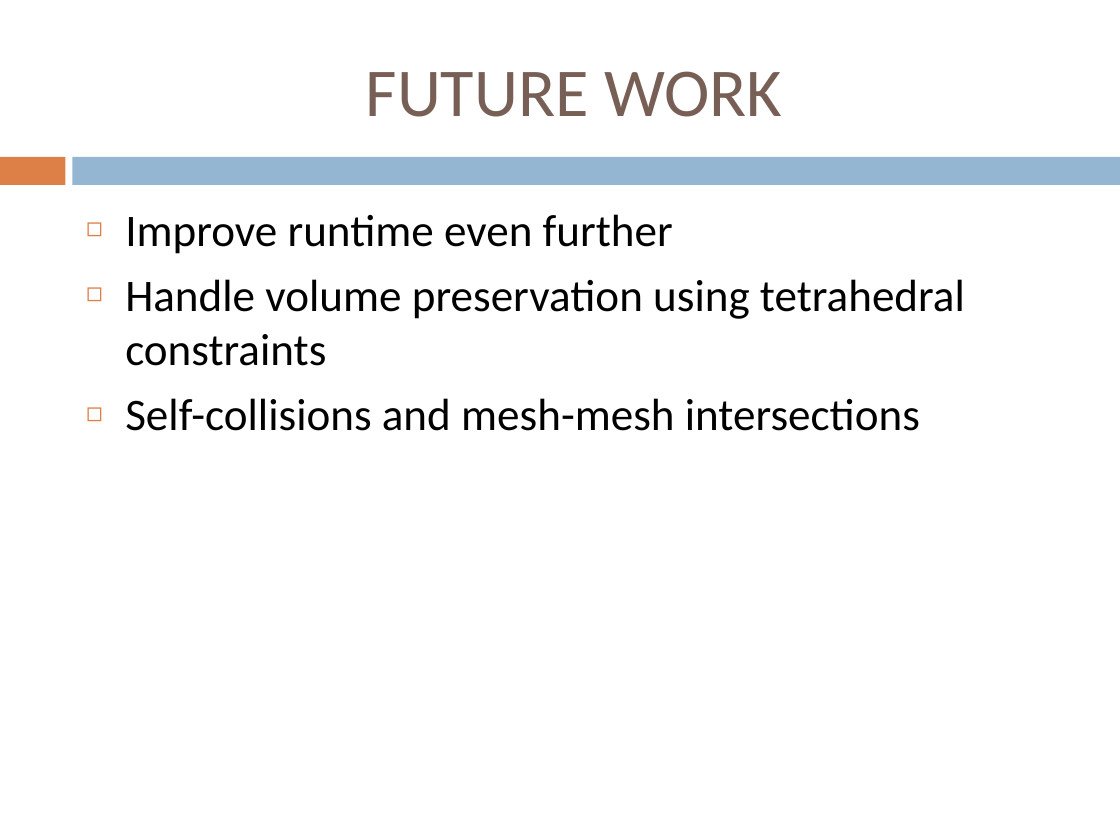
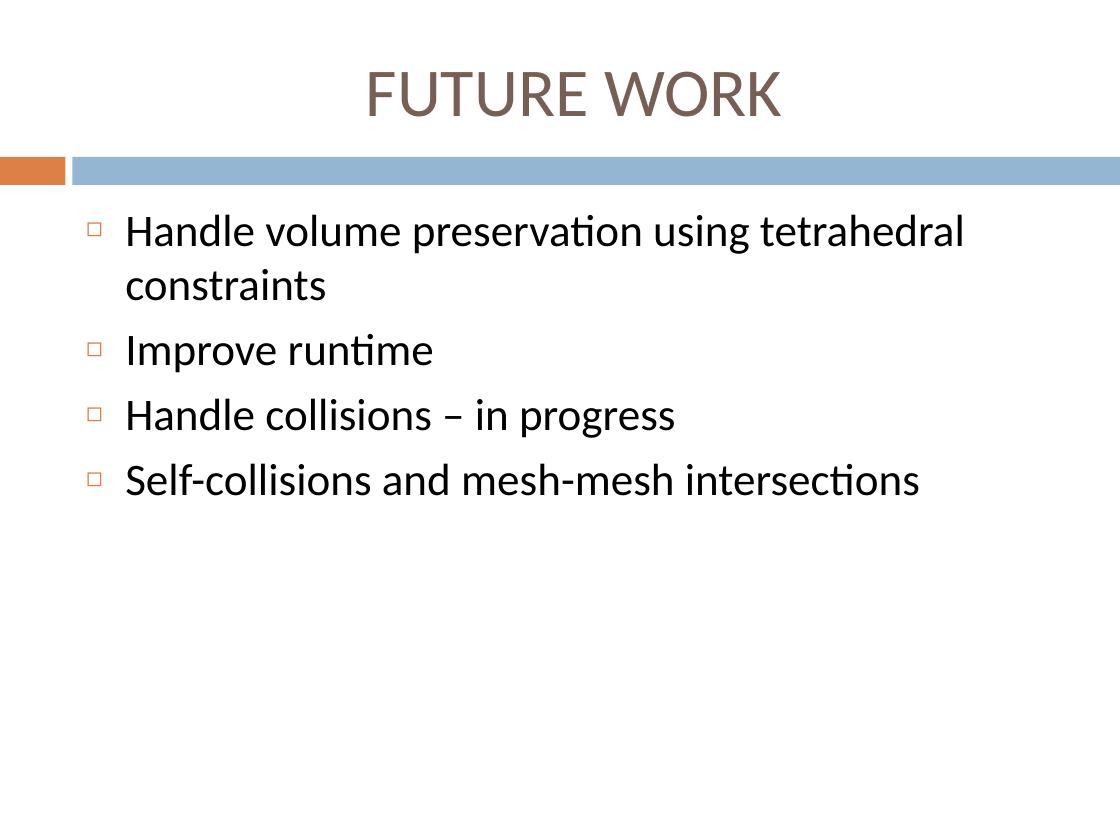
Before and after one commit to rarietta/Projective-Dynamics, a slide deck: slide 4 of Final_Presentation.pptx. Drawn at 1120x840 pixels with LibreOffice and Linux fonts; fonts in the diff are those of the drawing. Boxes give left, top, right and bottom in pixels: in the first picture for what was removed or moved away, otherwise in the second. Text is boxed around its words. In the diff, an @@ line names an element or a change of style, - is before the commit and + after.

Commit message:
adjusted collision detection (now working correctly with smaller timestep), added final paper writeup (almost complete)

```diff
--- a/Final_Presentation.pptx
+++ b/Final_Presentation.pptx
@@ text at bbox=[125, 214, 673, 254]: paragraph removed @@
-◻ Improve runtime even further
@@ text at bbox=[125, 334, 676, 438]: paragraphs added @@
+◻ Improve runtime
+◻ Handle collisions – in progress
```
Also in this commit, not shown: 1 other slide changed, 1 slide added, 1 slide removed, 7 other files.
